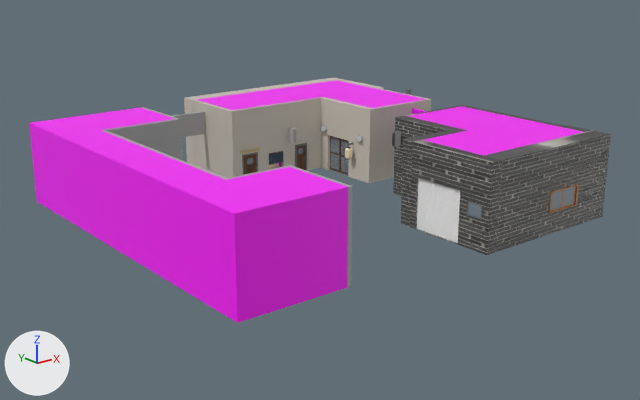
What one commit did to the FBX model Assets/Model/WallObjects/WallBldg1.fbx.
Rendered twice from a 50 mm lens placed at (-1.269, -1.641, 0.664), pointed at (0.022, -0.026, 0.019). The lights are fixed; the arrows at lower left show +X, +Y and +Z. The older version comes first. Where no turn or scale is listed for an object, it has been applied to the vertices. Vertices at exactly the same position are counted once.

The first picture shows 'Building1:Building1:pCube23'.
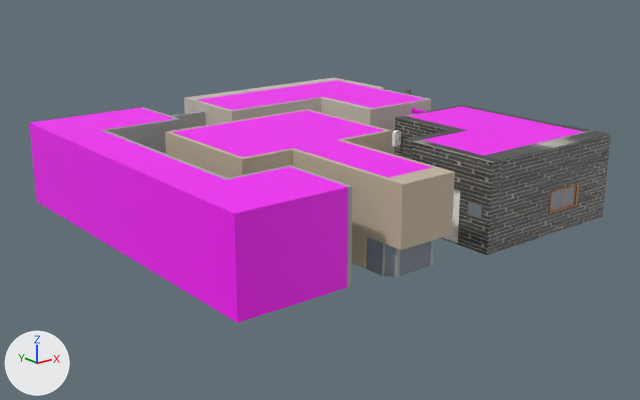
Where the change shows, as pixel boxes [x1, y1, x2, y2] in the pictures (640 x 400 px):
part 1 of me_mesh_001, added: after [366, 237, 383, 276]
part 2 of me_mesh_001, added: after [399, 241, 430, 276]
part 3 of me_mesh_001, added: after [165, 109, 455, 277]
part 4 of me_mesh_001, added: after [395, 240, 434, 277]
part 5 of me_mesh_001, added: after [384, 244, 395, 277]
part 6 of me_mesh_001, recoloured: [392, 130, 401, 147] in both
part 7 of me_mesh_001, recoloured: before [345, 148, 352, 159]

What changed in the scene script:
```text
Add img_paper_normal_jpg:
    img_paper_normal_jpg = load_image('Paper_Normal.jpg', 'Paper_Normal.jpg', 2048, 2048, 'Non-Color')
Add img_hikari_jpg:
    img_hikari_jpg = load_image('Hikari.jpg', 'Hikari.jpg', 2048, 2048, 'sRGB')
Add img_signboard1_jpg:
    img_signboard1_jpg = load_image('signboard1.jpg', 'signboard1.jpg', 1024, 1024, 'sRGB')
Add mat_hikari:
    mat_hikari = bpy.data.materials.new('Hikari')
    # uses the picture img_hikari_jpg
    # uses the picture img_paper_normal_jpg
Add mat_signboard1:
    mat_signboard1 = principled_material('Signboard1')
    mat_signboard1.texture = img_signboard1_jpg
Add mat_phong2:
    mat_phong2 = principled_material('phong2')
    mat_phong2.base_color = (0.578, 0.483, 0.363)  # beige #c8b9a2
    mat_phong2.roughness = 0.553
Change me_mesh_001:
    used by ob_building1_building1_pcube23; location = (0.034, -0.001, 0.105)
    remove me_mesh_001.from_pydata(...)  # 2900 vertices, 5438 faces; spans x -0.534..0.534, y -0.501..0.501, z -0.106..0.106
    add me_mesh_001.from_pydata(...)  # 3011 vertices, 5650 faces; spans x -0.534..0.534, y -0.501..0.501, z -0.106..0.106
    me_mesh_001 part 1: a new loose piece, a box spanning x -0.192..-0.19, y -0.449..-0.399, z -0.1054..-0.0354, in mat_building1_blackdoor (picture img_blackdoor_jpg)
    me_mesh_001 part 2: a new loose piece, a box spanning x -0.1665..-0.0815, y -0.4675..-0.4655, z -0.1054..-0.0354, in mat_building1_blackdoor (picture img_blackdoor_jpg)
    me_mesh_001 part 3: a new loose piece of 79 vertices spanning x -0.324..0.096, y -0.499..0.161, z -0.105..0.095
    me_mesh_001 part 4: a new loose piece of 24 vertices spanning x -0.187..-0.061, y -0.469..-0.449, z -0.105..-0.035, in mat_standardsurface1 (grey #aaaaaa)
    me_mesh_001 part 5: 8 vertices added at x -0.19..-0.174, y -0.465..-0.449, z -0.105..-0.035
    me_mesh_001 part 6: 60 faces spanning x 0.179..0.199, y -0.084..-0.074, z 0.026..0.066 switch from mat_standardsurface1 (grey #aaaaaa) to mat_signboard1 (picture img_signboard1_jpg)
    me_mesh_001 part 7: 380 faces spanning x 0.196..0.216, y 0.113..0.133, z -0.049..-0.019 switch from mat_building1_lambert4 (beige #fae5c5) to mat_hikari
    other edits to the shape of me_mesh_001 do not show in these pictures
    add me_mesh_001.materials.append(mat_phong2)  # beige #c8b9a2
```
